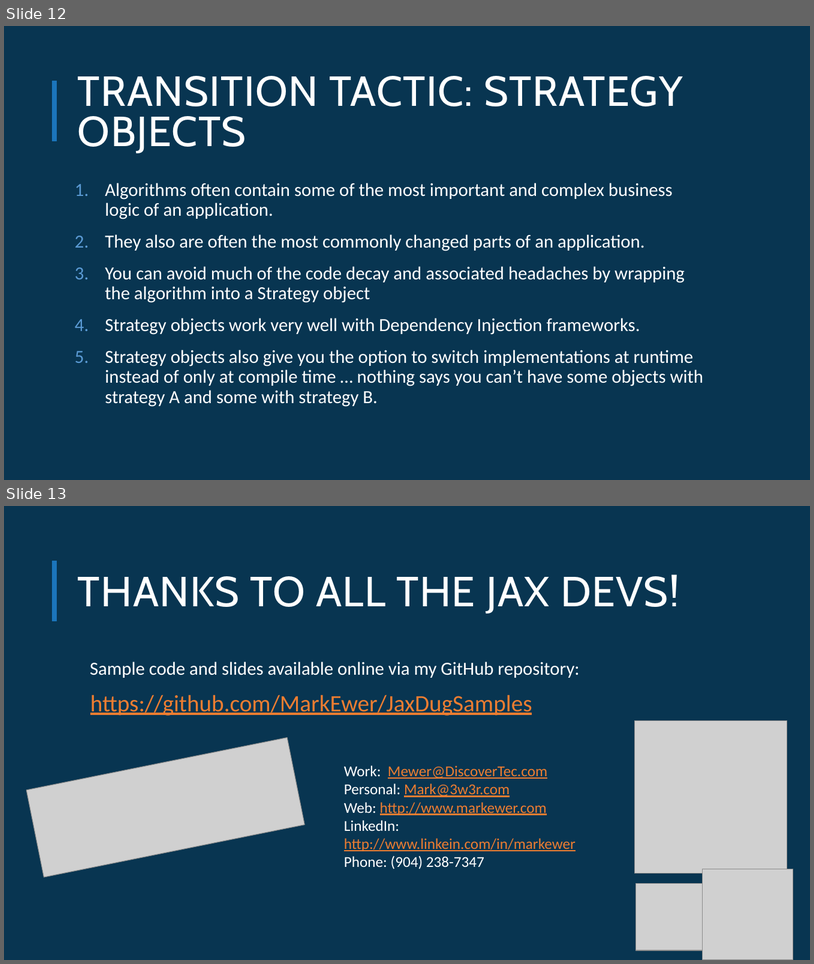
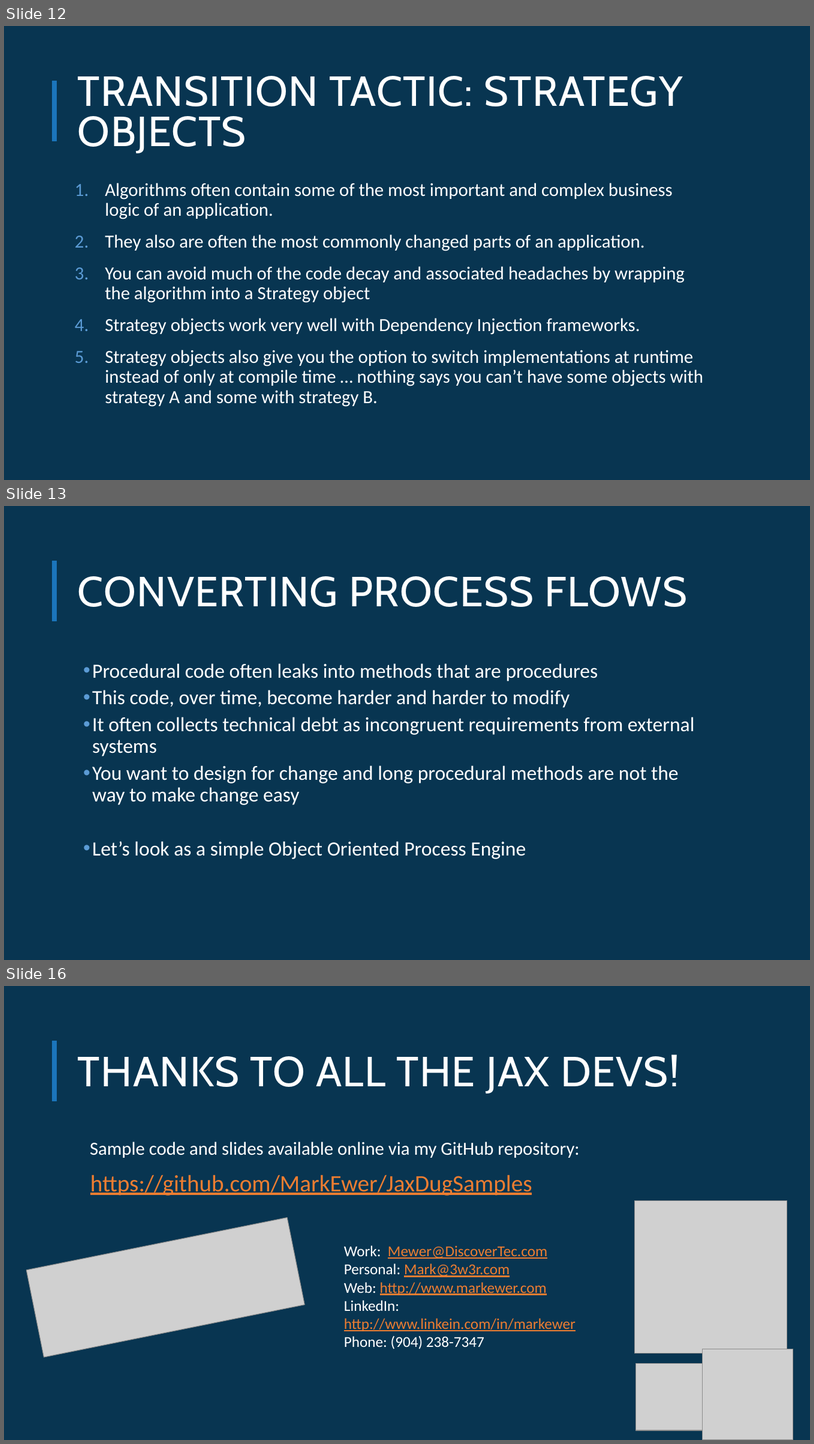
Before and after one commit to MarkEwer/JaxDugSamples, a slide deck: Refactoring_Procedural_Code/Refactoring_Procedural_Code.pptx. Shown one above the other, each under a label of ours: slides 12 and 13 before the commit, slides 12, 13 and 16 after it; the slides between them are not shown. The pictures are 814x964 and 814x1444 pixels, drawn with LibreOffice and Linux fonts; fonts in the diff are those of the drawing; grey boxes stand for pictures; background and template pictures are left out. Boxes give left, top, right and bottom in pixels: in the first picture for what was removed or moved away, otherwise in the second. Text is boxed around its words. In the diff, an @@ line names an element or a change of style, - is before the commit and + after.

```diff
--- a/Refactoring_Procedural_Code/Refactoring_Procedural_Code.pptx
+++ b/Refactoring_Procedural_Code/Refactoring_Procedural_Code.pptx
@@ slide 13 added at [4, 506, 810, 960], background #083551; not listed: 1 template element that a slide beside it also shows @@
@@ title added at [78, 576, 688, 607], 50 pt, text #FFFFFF @@
+CONVERTING PROCESS FLOWS
@@ text added at [92, 663, 695, 859], 24 pt, text #FFFFFF @@
+  • Procedural code often leaks into methods that are procedures
+  • This code, over time, become harder and harder to modify
+  • It often collects technical debt as incongruent requirements from external systems
+  • You want to design for change and long procedural methods are not the way to make change easy
+  • Let’s look as a simple Object Oriented Process Engine
@@ what was slide 13 is now slide 16 @@
```
Also in this commit, not shown: 2 other slides added, 17 other files.
